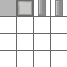
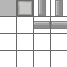
Layers edited between the first and the second w=67, h=67 image:
added layer "door_right" above "door_left" over (34, 21, 50, 29)
added layer "door_left" above "door_up" over (51, 21, 67, 29)
